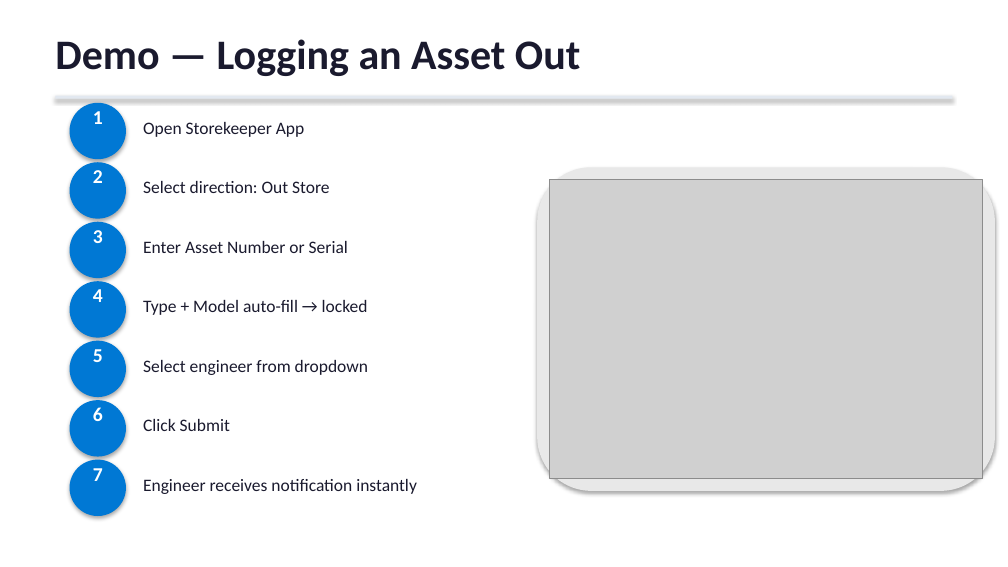
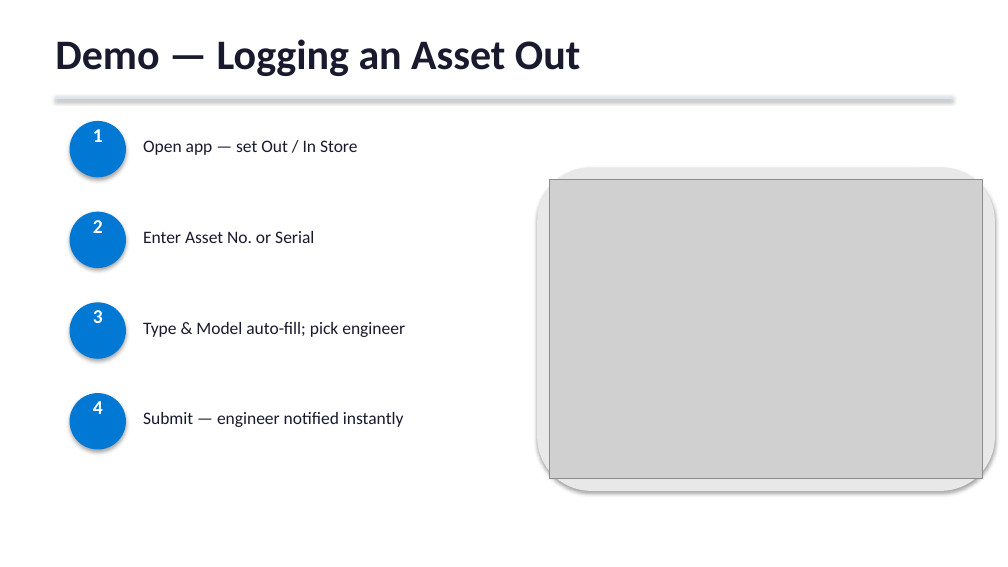
Before and after one commit to HaithamEldesouky/AssetManager, a slide deck: slide 9 of AssetManager_Presentation.pptx (slide 10 before the commit). Drawn at 1008x567 pixels with LibreOffice and Linux fonts; fonts in the diff are those of the drawing; grey boxes stand for pictures. Boxes give left, top, right and bottom in pixels: in the first picture for what was removed or moved away, otherwise in the second. Text is boxed around its words. In the diff, an @@ line names an element or a change of style, - is before the commit and + after.

```diff
--- a/AssetManager_Presentation.pptx
+++ b/AssetManager_Presentation.pptx
@@ text "1": place and size @@
-text "1" at (93,111,103,124)
+text "1" at (93,129,103,142)
@@ ellipse: place and size @@
-ellipse at (70,103,126,159)
+ellipse at (70,121,126,177)
@@ text at (143,140,357,155): text changed @@
-Open Storekeeper App
+Open app — set Out / In Store
@@ text removed at (143,181,329,193) @@
-Select direction: Out Store
@@ text "2": place and size @@
-text "2" at (93,170,103,183)
+text "2" at (93,220,103,233)
@@ ellipse: place and size @@
-ellipse at (70,162,126,219)
+ellipse at (70,212,126,268)
@@ text at (143,231,314,243): text changed @@
-Enter Asset Number or Serial
+Enter Asset No. or Serial
@@ text "3": place and size @@
-text "3" at (93,230,103,243)
+text "3" at (93,310,103,323)
@@ ellipse: place and size @@
-ellipse at (70,222,126,278)
+ellipse at (70,302,126,359)
@@ text at (143,322,405,337): text changed @@
-Type + Model auto-fill → locked
+Type & Model auto-fill; pick engineer
@@ ellipse removed at (70,341,126,397) @@
@@ text removed at (93,349,103,362) @@
-5
@@ text removed at (143,360,368,375) @@
-Select engineer from dropdown
@@ text "4": place and size @@
-text "4" at (93,289,103,302)
+text "4" at (93,401,103,414)
@@ ellipse: place and size @@
-ellipse at (70,281,126,338)
+ellipse at (70,393,126,450)
@@ ellipse removed at (70,400,126,457) @@
@@ text removed at (93,407,103,421) @@
-6
@@ text at (143,412,404,427): text changed @@
-Click Submit
+Submit — engineer notified instantly
@@ ellipse removed at (70,460,126,516) @@
@@ text removed at (93,468,103,481) @@
-7
@@ text removed at (143,479,417,494) @@
-Engineer receives notification instantly
```
Also in this commit, not shown: 2 other slides changed, 1 slide removed.
